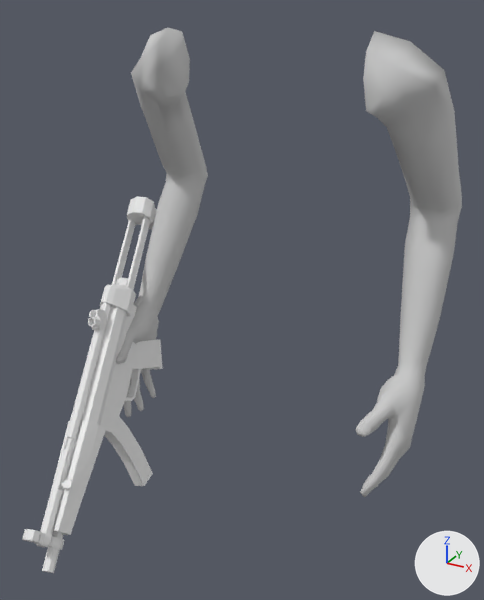
An edit to the Blender file src/blender/arms.blend, drawn before and after from the same camera.
Both versions are drawn from a camera (50 mm lens) standing at (0.441, -0.85, 1.53) and looking at (0.01, -0.067, 1.138). Every picture has the same lights, and +X, +Y and +Z are marked at lower right.

Objects in the first picture: 'mesh.001', 'smg'.
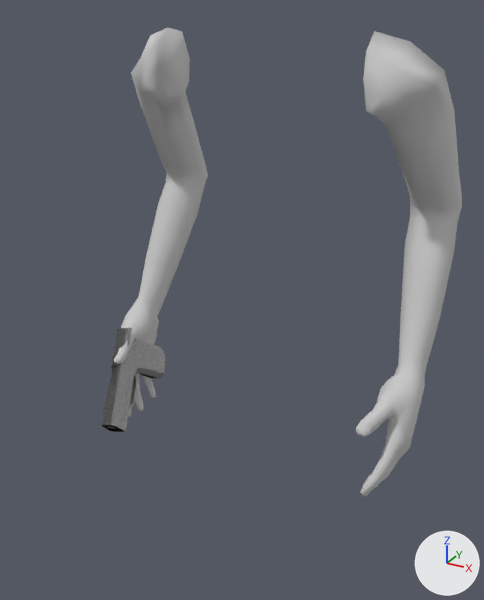
Location of each change, [x1, y1, x2, y2] in pixels of the pictures (484 x 600 px):
'smg', hidden
    before: [22, 197, 163, 573]
'pistol_mesh', shown
    after: [102, 328, 165, 432]

Edits to the bpy script that builds the scene:
```text
Change ob_pistol_mesh:
    remove ob_pistol_mesh.hide_set(True)
Change ob_smg:
    add ob_smg.hide_set(True)
```
